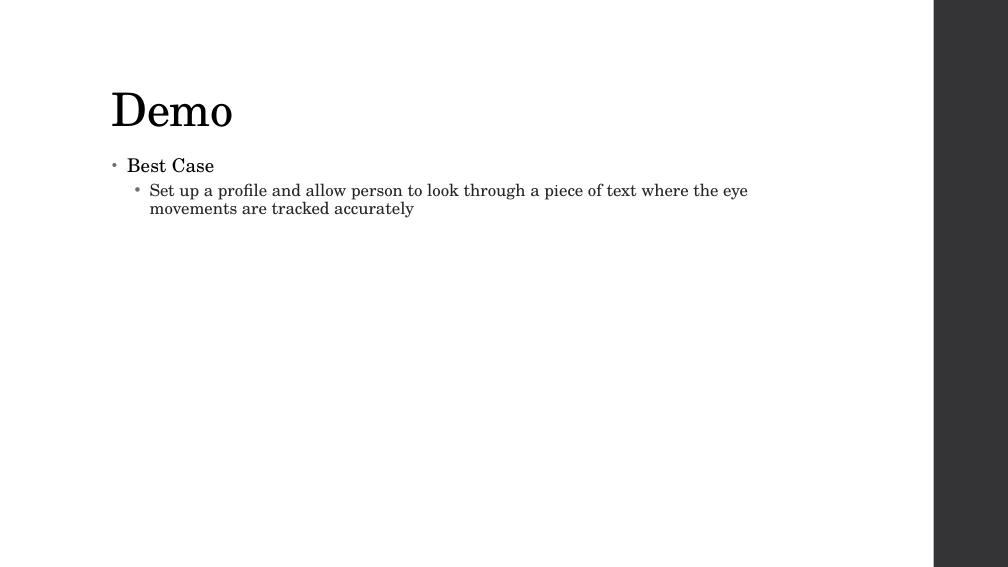
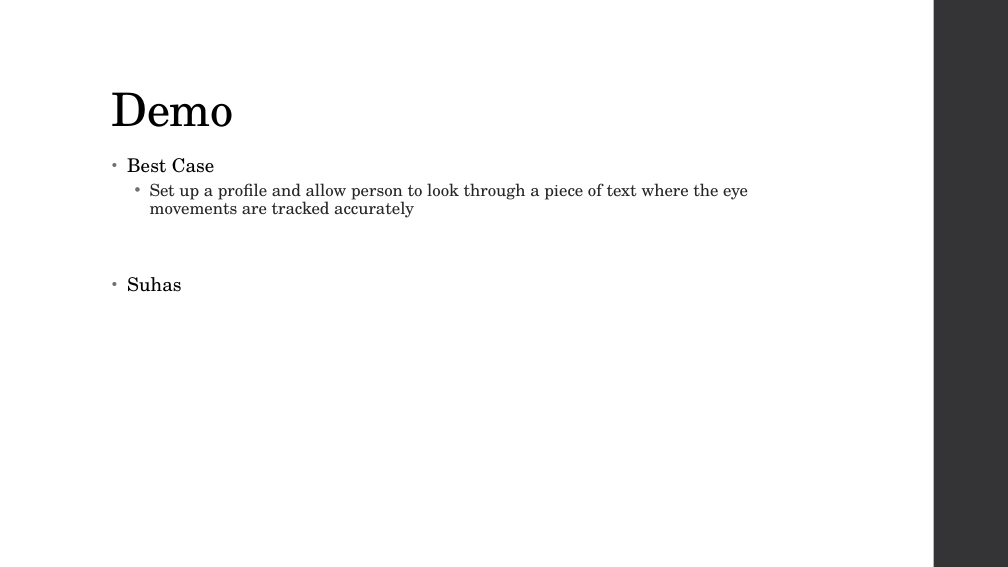
Before and after one commit to diederichk/StepCounter, a slide deck: slide 6 of ProposalPresentation/Proposal.pptx. Drawn at 1008x567 pixels with LibreOffice and Linux fonts; fonts in the diff are those of the drawing. Boxes give left, top, right and bottom in pixels: in the first picture for what was removed or moved away, otherwise in the second. Text is boxed around its words. In the diff, an @@ line names an element or a change of style, - is before the commit and + after.

```diff
--- a/ProposalPresentation/Proposal.pptx
+++ b/ProposalPresentation/Proposal.pptx
@@ text at [127,277,182,292]: paragraph added @@
+• Suhas
```
Also in this commit, not shown: 5 other slides changed, 2 other files.
